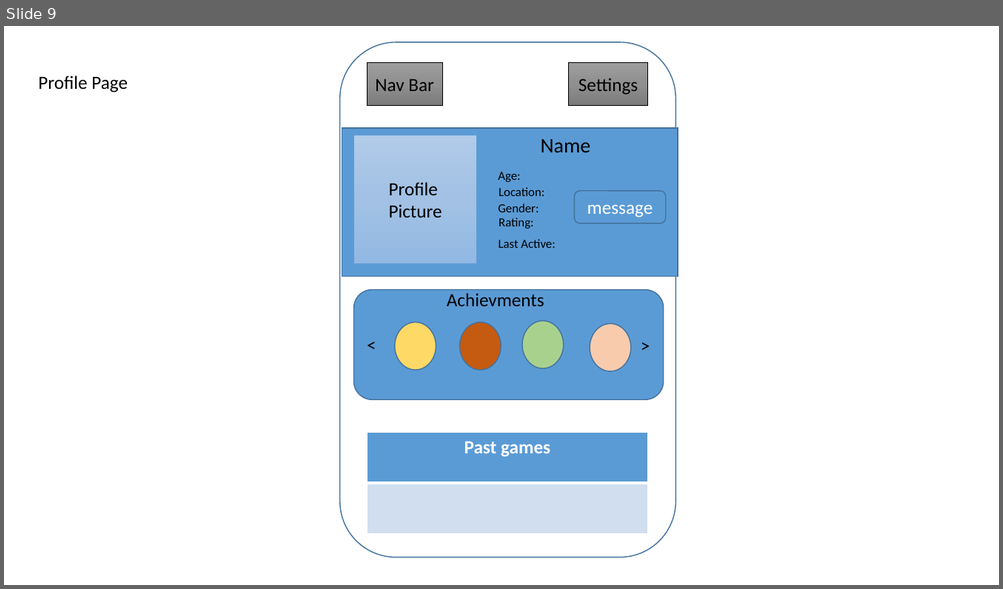
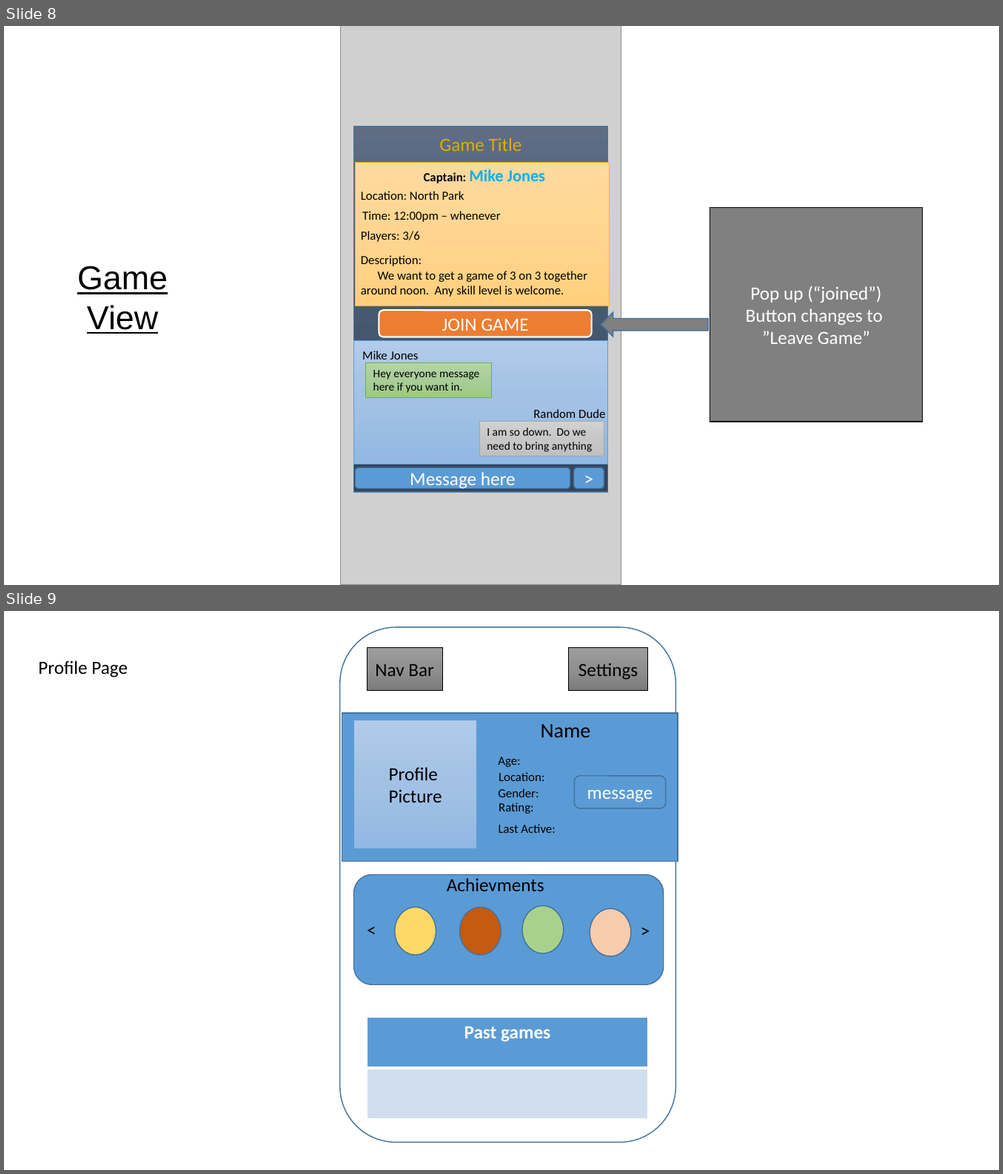
Before and after one commit to gfoudree/whosplayin, a slide deck: Storyboard Design.pptx. Shown one above the other, each under a label of ours: slide 9 before the commit, slides 8 and 9 after it. The pictures are 1003x589 and 1003x1174 pixels, drawn with LibreOffice and Linux fonts; fonts in the diff are those of the drawing; grey boxes stand for pictures. Boxes give left, top, right and bottom in pixels: in the first picture for what was removed or moved away, otherwise in the second. Text is boxed around its words. In the diff, an @@ line names an element or a change of style, - is before the commit and + after.

```diff
--- a/Storyboard Design.pptx
+++ b/Storyboard Design.pptx
@@ slide 8 added at bbox=[4, 26, 999, 585], background #FFFFFF @@
@@ picture added at bbox=[341, 26, 621, 585] @@
@@ rectangle added at bbox=[354, 127, 608, 492], fill gradient #5E6D85 to #495A73 to #35445A, outline #43739E 1 pt @@
@@ text added at bbox=[439, 138, 522, 151], 18 pt, text gradient #E3AB00 to #BF9000 to #B28600 @@
+Game Title
@@ rectangle added at bbox=[356, 162, 609, 306], fill gradient #FFDB9E to #FFD590 to #FFD07C, outline #FFC000 0.5 pt @@
@@ text added at bbox=[424, 170, 546, 184], 16 pt, text #00B0F0, bold @@
+Captain: Mike Jones
@@ text added at bbox=[361, 191, 464, 200], 12 pt, text #000000 @@
+Location: North Park
@@ text added at bbox=[362, 211, 501, 222], 12 pt, text #000000 @@
+Time: 12:00pm – whenever
@@ rectangle added at bbox=[710, 207, 922, 422], fill #808080, outline #000000 1 pt, 18 pt, text #FFFFFF @@
+Pop up (“joined”)
+Button changes to
+”Leave Game”
@@ text added at bbox=[361, 231, 419, 242], 12 pt, text #000000 @@
+Players: 3/6
@@ text added at bbox=[77, 266, 168, 334], 32 pt, text #000000, underline @@
+Game
+View
@@ text added at bbox=[361, 255, 587, 297], 12 pt, text #000000 @@
+Description:
+We want to get a game of 3 on 3 together
+around noon. Any skill level is welcome.
@@ rounded rectangle added at bbox=[378, 310, 591, 337], fill #ED7D31, outline #FFFFFF 1.5 pt, 18 pt, text #FFFFFF @@
+JOIN GAME
@@ left arrow added at bbox=[601, 312, 708, 336], fill #808080, outline #43739E 1 pt @@
@@ rectangle added at bbox=[354, 340, 608, 464], fill gradient #B1CBE9 to #A3C1E5 to #93B9E4, outline #5B9BD5 0.5 pt @@
@@ text added at bbox=[362, 351, 418, 363], 12 pt, text #000000 @@
+Mike Jones
@@ rectangle added at bbox=[366, 363, 491, 397], fill gradient #B5D5A7 to #AACE9A to #9CC987, outline #70AD47 0.5 pt, 11 pt, text #000000 @@
+Hey everyone message
+here if you want in.
@@ rectangle added at bbox=[479, 421, 604, 457], fill gradient #D2D2D2 to #C8C8C8 to #C0C0C0, outline #A5A5A5 0.5 pt, 11 pt, text #000000 @@
+I am so down. Do we need to bring anything
@@ text added at bbox=[533, 409, 605, 418], 12 pt, text #000000 @@
+Random Dude
@@ rounded rectangle added at bbox=[355, 469, 569, 489], fill #5B9BD5, outline #43739E 1 pt, 18 pt, text #FFFFFF @@
+Message here
@@ rounded rectangle added at bbox=[574, 469, 604, 489], fill #5B9BD5, outline #43739E 1 pt, 18 pt, text #FFFFFF @@
+>
```
Also in this commit, not shown: 2 other slides added, 3 slides removed, 1 other file.
